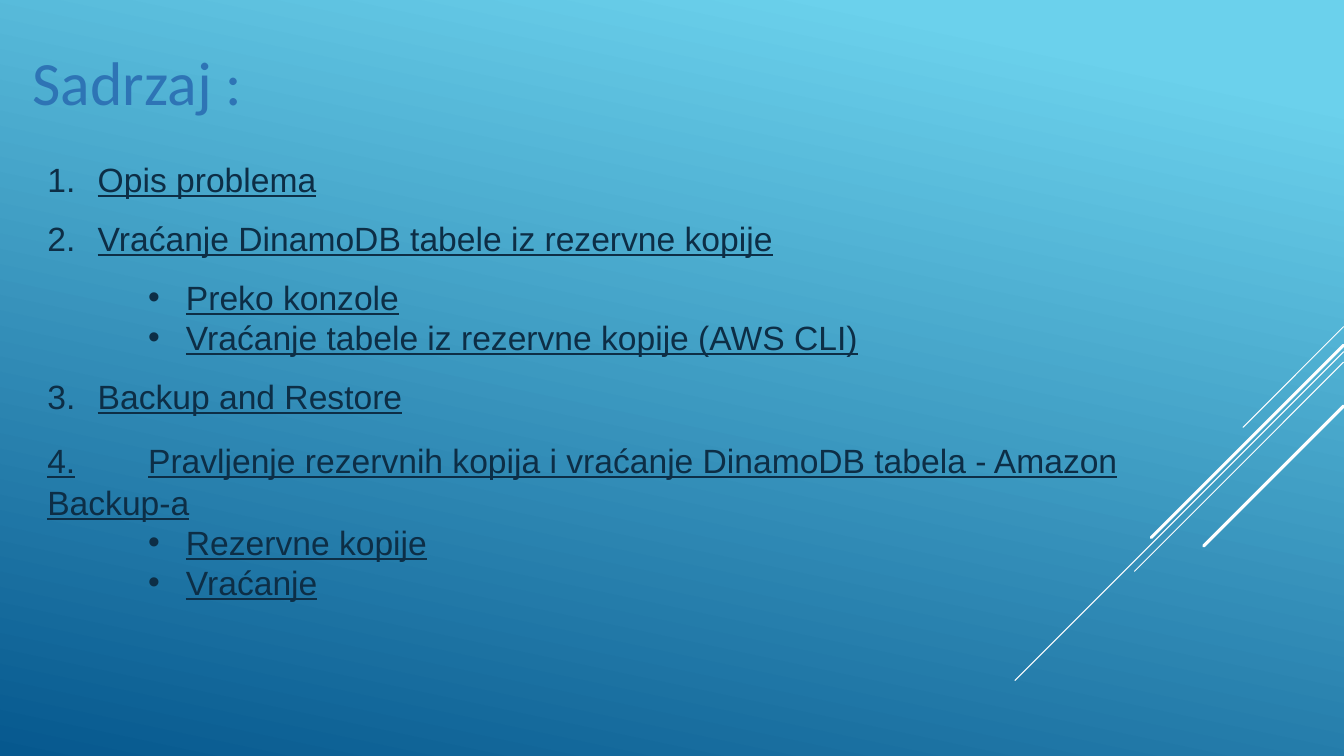
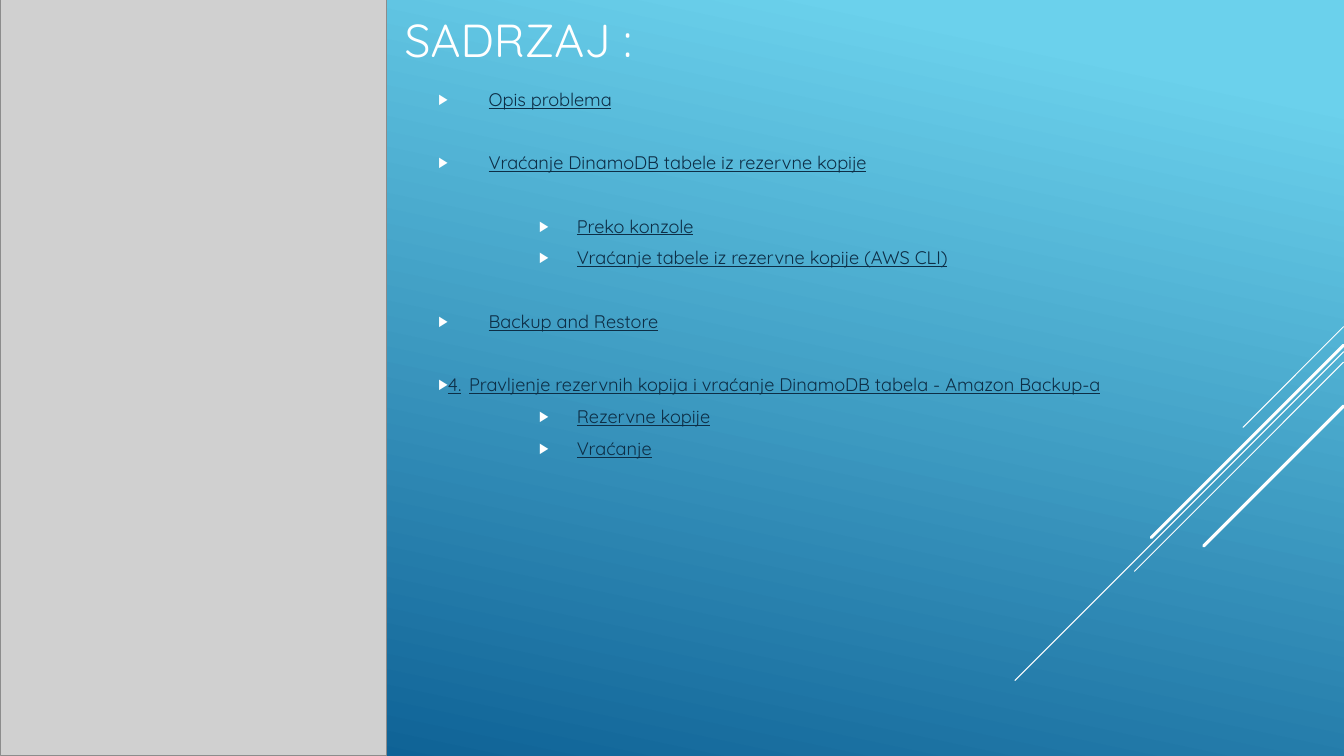
Before and after one commit to Teaa22/Baze, a slide deck: slide 2 of Seminarski 2.pptx. Drawn at 1344x756 pixels with LibreOffice and Linux fonts; fonts in the diff are those of the drawing; grey boxes stand for pictures. Boxes give left, top, right and bottom in pixels: in the first picture for what was removed or moved away, otherwise in the second. Text is boxed around its words. In the diff, an @@ line names an element or a change of style, - is before the commit and + after.

```diff
--- a/Seminarski 2.pptx
+++ b/Seminarski 2.pptx
@@ picture added at bbox=[0, 0, 386, 756] @@
@@ title at bbox=[405, 24, 611, 58]: text changed; size 44 to 33 pt; font Calibri to Quicksand; text colour #2E74B5 to #FFFFFF @@
-Sadrzaj :
+SADRZAJ :
@@ text "Opis problema": place and size @@
-text "Opis problema" at bbox=[47, 167, 1117, 602]
+text "Opis problema" at bbox=[448, 93, 1100, 459]
@@ text "Opis problema" at bbox=[448, 93, 1100, 459]: size 24 to 13 pt, font Arial to Quicksand; bullet 1. to ▶; line spacing 1 to 0.9; more space between paragraphs; bullet • to ▶; bullet none to ▶ @@
@@ line removed from (1344, 352) to (1015, 681) @@
@@ line added from (1344, 352) to (1015, 681), #FFFFFF 0.75 pt @@
```
Also in this commit, not shown: 10 other slides changed, 3 slides added, 5 other files.
